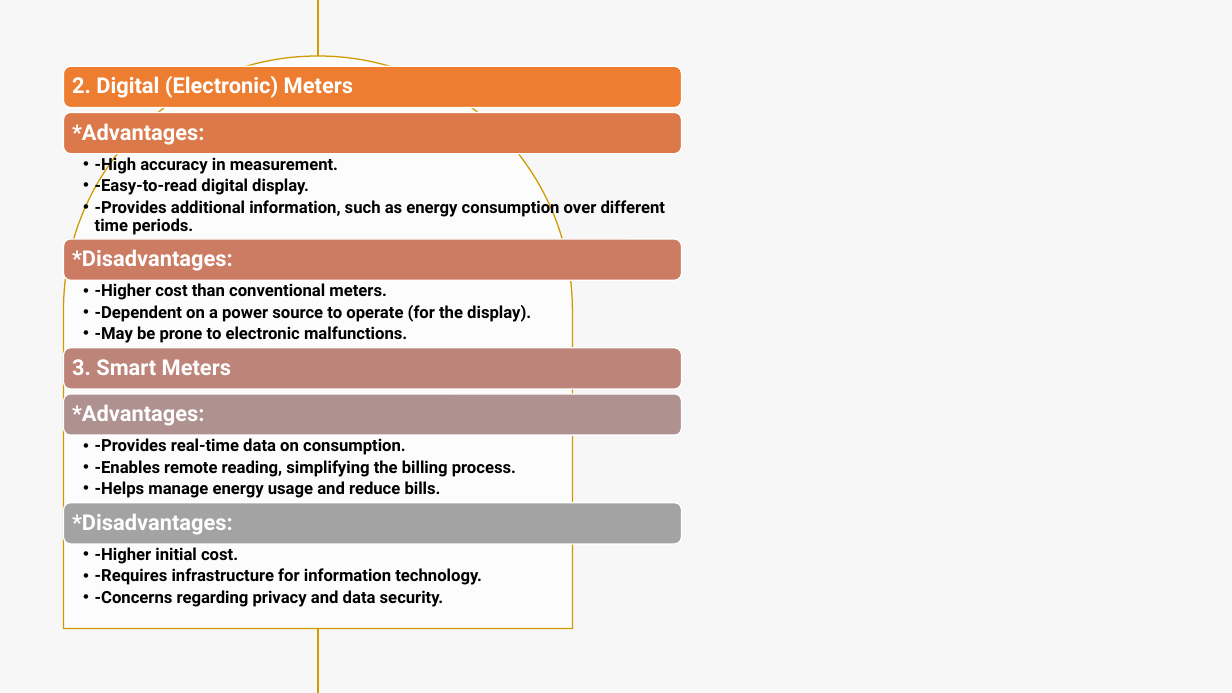
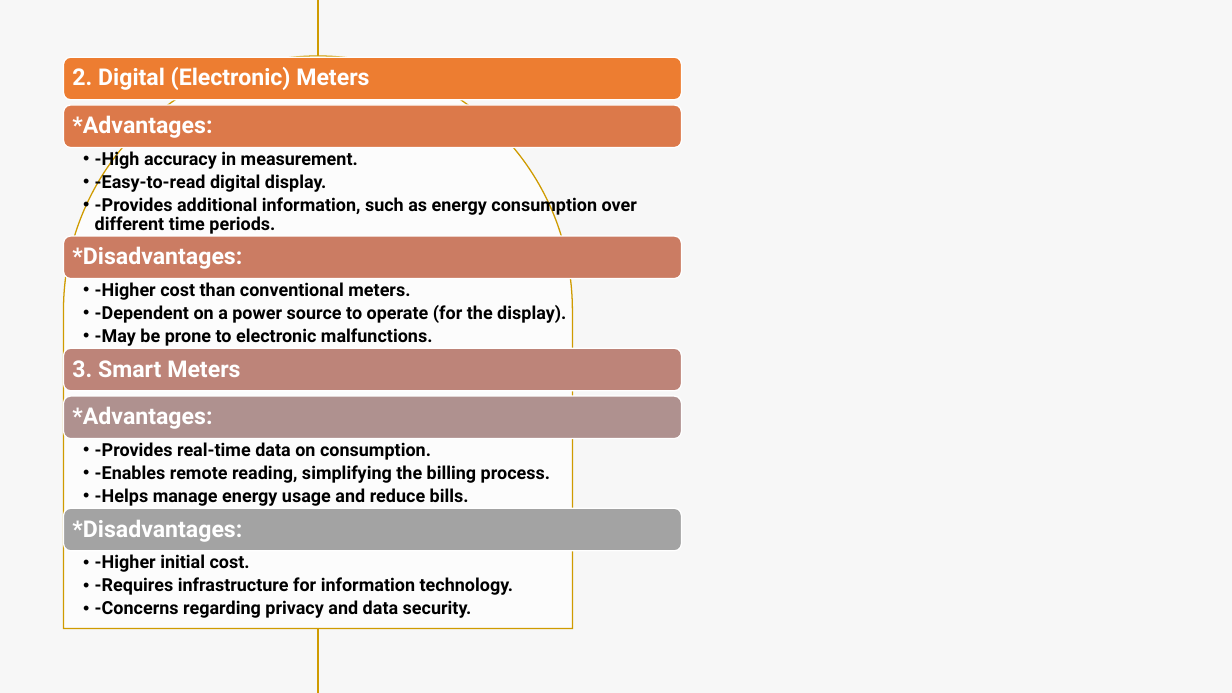
Before and after one commit to Joseph-George1/College_projects, a slide deck: slide 7 of el project.pptx. Drawn at 1232x693 pixels with LibreOffice and Linux fonts; fonts in the diff are those of the drawing. Boxes give left, top, right and bottom in pixels: in the first picture for what was removed or moved away, otherwise in the second. Text is boxed around its words. In the diff, an @@ line names an element or a change of style, - is before the commit and + after.

```diff
--- a/el project.pptx
+++ b/el project.pptx
@@ 2 texts, 2 rounded rectangles: place and size @@
-2 texts, 2 rounded rectangles at <box>64,67,682,154</box>
+2 texts, 2 rounded rectangles at <box>64,57,682,148</box>
@@ size 17 to 18 pt in 6 elements at <box>72,360,240,377</box>, <box>72,246,242,269</box>, <box>72,407,212,429</box>, <box>72,520,242,542</box>, <box>72,115,212,138</box>, <box>72,67,369,90</box> @@
@@ rounded rectangle: place and size @@
-rounded rectangle at <box>64,394,682,435</box>
+rounded rectangle at <box>64,396,682,439</box>
@@ rounded rectangle: place and size @@
-rounded rectangle at <box>64,503,682,544</box>
+rounded rectangle at <box>64,508,682,551</box>
@@ size 13 to 14 pt; bullet • to •• in 4 elements at <box>95,282,566,346</box>, <box>95,149,637,234</box>, <box>95,442,550,506</box>, <box>95,554,514,618</box> @@
@@ text "-Higher initial cost.": place and size @@
-text "-Higher initial cost." at <box>95,547,482,607</box>
+text "-Higher initial cost." at <box>95,554,514,618</box>
```
Also in this commit, not shown: 1 other slide changed, 2 slides added.
